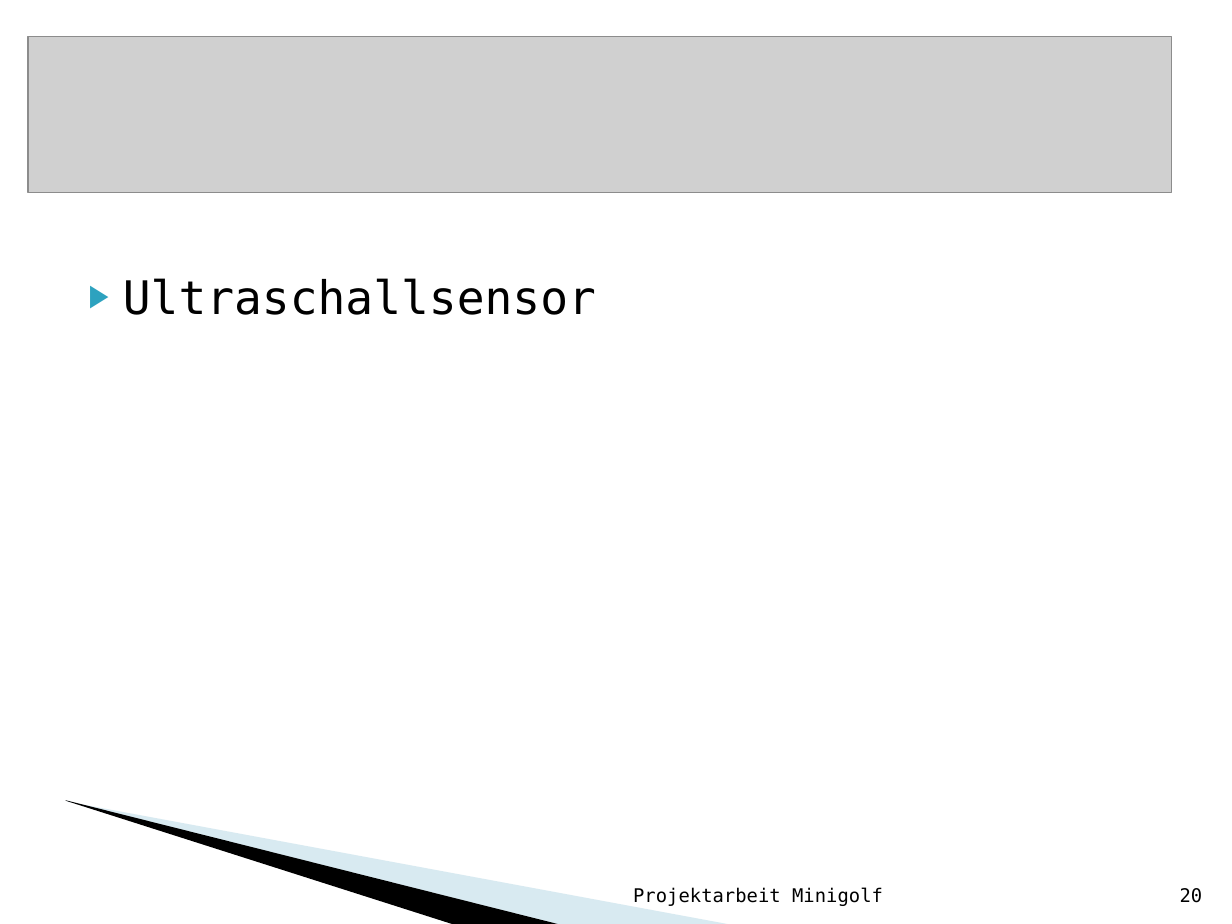
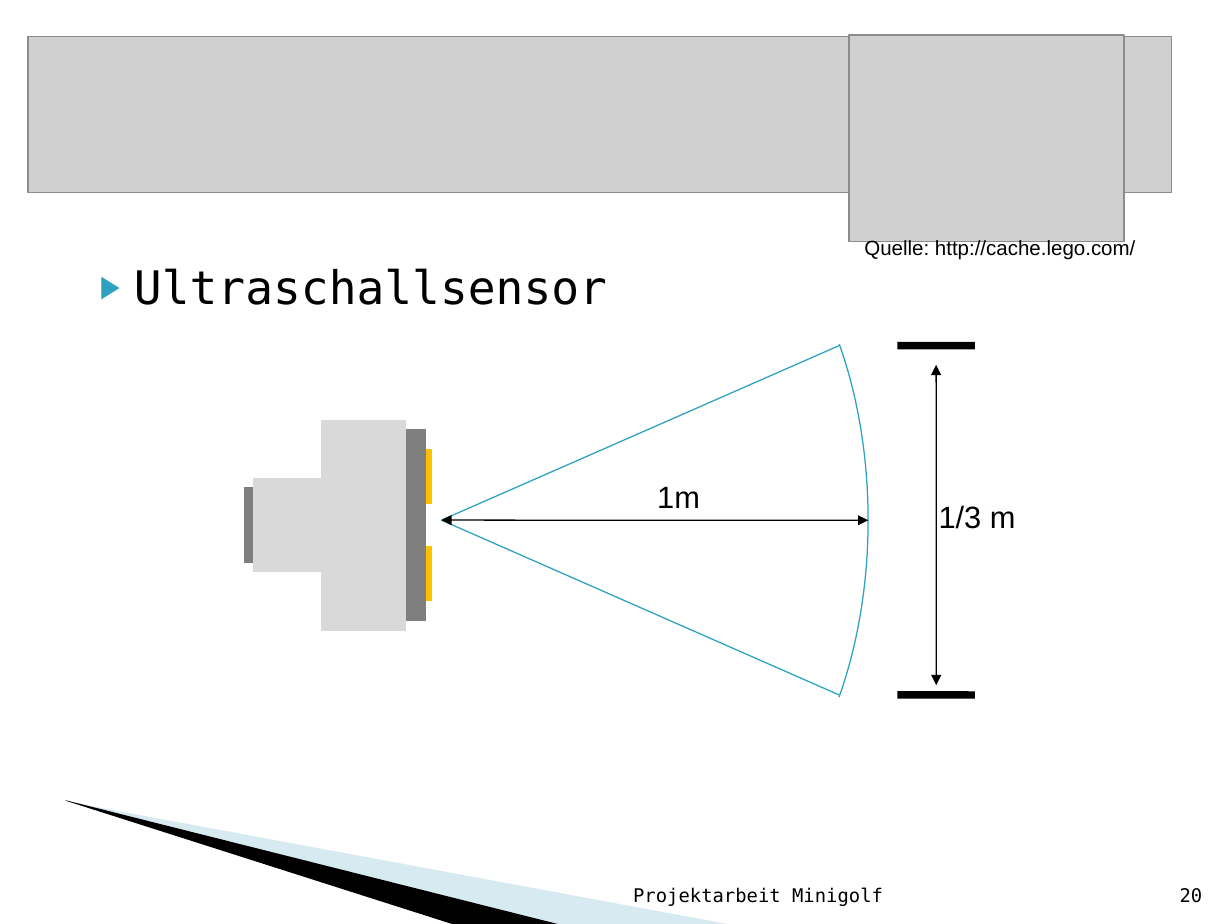
Before and after one commit to Rabbit2Clone/LegoMinigolfV1, a slide deck: slide 20 of Minigolf_mit_Lego_Mindstorms.ppt. Drawn at 1232x924 pixels with LibreOffice and Linux fonts; fonts in the diff are those of the drawing; grey boxes stand for pictures; background and template pictures are left out. Boxes give left, top, right and bottom in pixels: in the first picture for what was removed or moved away, otherwise in the second. Text is boxed around its words. In the diff, an @@ line names an element or a change of style, - is before the commit and + after.

Commit message:
upload Presentation

```diff
--- a/Minigolf_mit_Lego_Mindstorms.ppt
+++ b/Minigolf_mit_Lego_Mindstorms.ppt
@@ picture added at [849, 34, 1124, 241] @@
@@ text "Ultraschallsensor": place and size @@
-text "Ultraschallsensor" at [123, 278, 596, 315]
+text "Ultraschallsensor" at [134, 268, 607, 305]
@@ freeform shape added at [471, 181, 869, 860], outline #2DA2BF 0.74 pt @@
@@ text added at [864, 239, 1135, 260], 12 pt, text #000000 @@
+Quelle: http://cache.lego.com/
@@ line added from (441, 520) to (839, 346), #2DA2BF 0.74 pt @@
@@ line added from (897, 346) to (975, 346), #000000 4.34 pt @@
@@ double arrow added from (936, 365) to (936, 685), #000000 0.74 pt @@
@@ group added at [248, 424, 429, 627]: 6 rectangles @@
@@ text added at [657, 486, 700, 508], 18 pt, text #000000 @@
+1m
@@ text added at [939, 505, 1016, 529], 18 pt, text #000000 @@
+1/3 m
@@ line added from (441, 520) to (839, 695), #2DA2BF 0.74 pt @@
@@ double arrow added from (441, 520) to (869, 520), #000000 0.74 pt @@
@@ line added from (897, 695) to (975, 695), #000000 4.34 pt @@
```
Also in this commit, not shown: 12 other slides changed, 2 slides added, 2 slides removed.
